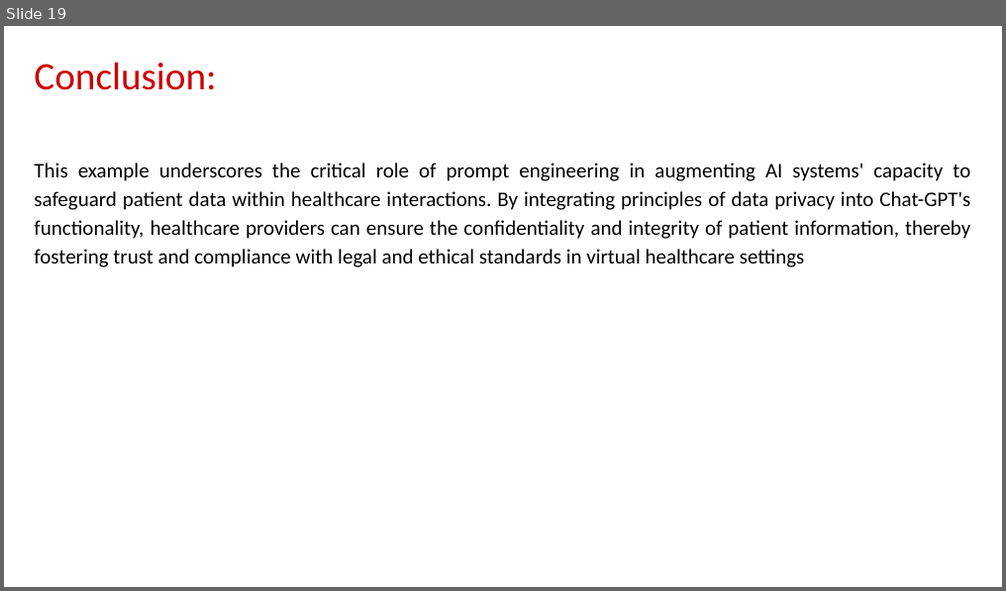
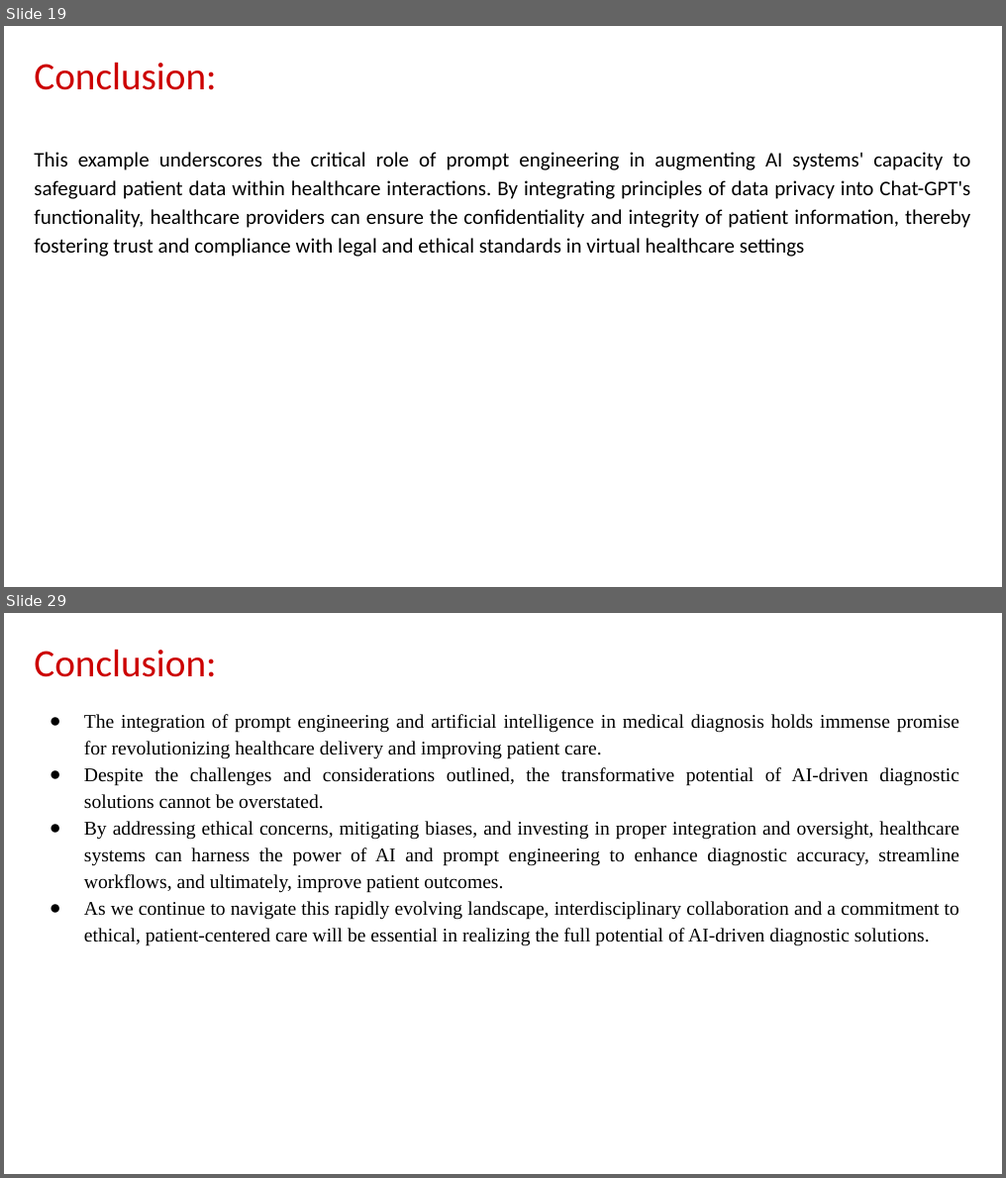
Before and after one commit to Humanitariansai/OPT, a slide deck: PROMPT_ENGINEERING_AND_AI/caseStudies/Medical_Diagnosis_With_Prompt_Engineering/Insights_on AI_and_Prompt_Engineering.pptx. Shown one above the other, each under a label of ours: slide 19 before the commit, slides 19 and 29 after it; the slides between them are not shown. The pictures are 1006x591 and 1006x1178 pixels, drawn with LibreOffice and Linux fonts; fonts in the diff are those of the drawing. Boxes give left, top, right and bottom in pixels: in the first picture for what was removed or moved away, otherwise in the second. Text is boxed around its words. In the diff, an @@ line names an element or a change of style, - is before the commit and + after.

```diff
--- a/PROMPT_ENGINEERING_AND_AI/caseStudies/Medical_Diagnosis_With_Prompt_Engineering/Insights_on AI_and_Prompt_Engineering.pptx
+++ b/PROMPT_ENGINEERING_AND_AI/caseStudies/Medical_Diagnosis_With_Prompt_Engineering/Insights_on AI_and_Prompt_Engineering.pptx
@@ slide 29 added at box(4, 613, 1002, 1174), background #FFFFFF @@
@@ title added at box(34, 649, 216, 677), 28 pt, text #CC0000 @@
+Conclusion:
@@ subtitle added at box(84, 714, 959, 947), 14 pt, text #000000 @@
+● The integration of prompt engineering and artificial intelligence in medical diagnosis holds immense promise for revolutionizing healthcare delivery and improving patient care.
+● Despite the challenges and considerations outlined, the transformative potential of AI-driven diagnostic solutions cannot be overstated.
+● By addressing ethical concerns, mitigating biases, and investing in proper integration and oversight, healthcare systems can harness the power of AI and prompt engineering to enhance diagnostic accuracy, streamline workflows, and ultimately, improve patient outcomes.
+● As we continue to navigate this rapidly evolving landscape, interdisciplinary collaboration and a commitment to ethical, patient-centered care will be essential in realizing the full potential of AI-driven diagnostic solutions.
@@ slide 19 changed as well @@
@@ subtitle "This example underscores the critical ...": place and size @@
-subtitle "This example underscores the critical ..." at box(34, 163, 970, 268)
+subtitle "This example underscores the critical ..." at box(34, 152, 970, 257)
```
Also in this commit, not shown: 5 other slides changed, 9 other slides added, 2 other files.
